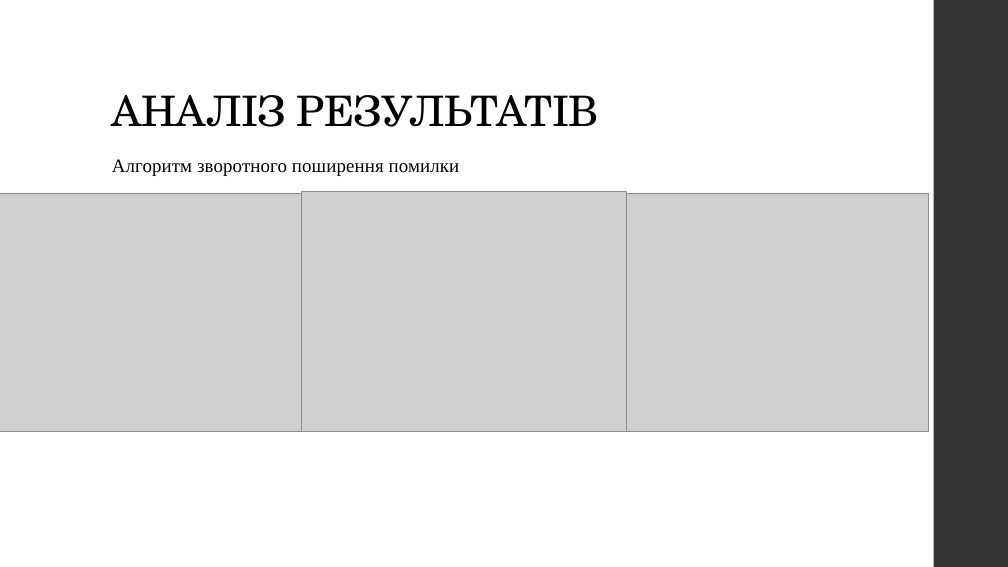
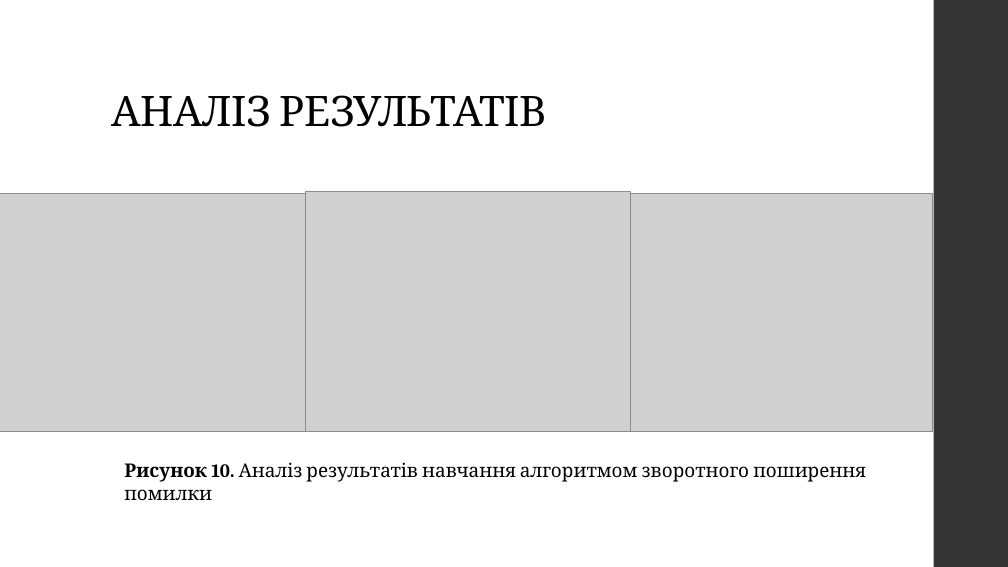
Before and after one commit to Romchyk-S/Thesis, a slide deck: slide 11 of Застосування методів машинного навчання для прогнозування елементів конструкцій-1.pptx. Drawn at 1008x567 pixels with LibreOffice and Linux fonts; fonts in the diff are those of the drawing; grey boxes stand for pictures. Boxes give left, top, right and bottom in pixels: in the first picture for what was removed or moved away, otherwise in the second. Text is boxed around its words. In the diff, an @@ line names an element or a change of style, - is before the commit and + after.

```diff
--- a/Застосування методів машинного навчання для прогнозування елементів конструкцій-1.pptx
+++ b/Застосування методів машинного навчання для прогнозування елементів конструкцій-1.pptx
@@ title "АНАЛІЗ РЕЗУЛЬТАТІВ" at [112,95,547,127]: font TeX Gyre Schola to Cambria @@
@@ text removed at [112,159,460,176] @@
-Алгоритм зворотного поширення помилки
@@ 3 pictures: place and size @@
-3 pictures at [0,192,929,432]
+3 pictures at [0,192,933,432]
@@ text added at [124,462,866,501], 18 pt, text #000000 @@
+Рисунок 10. Аналіз результатів навчання алгоритмом зворотного поширення помилки
```
Also in this commit, not shown: 13 other slides changed, 16 other files.
